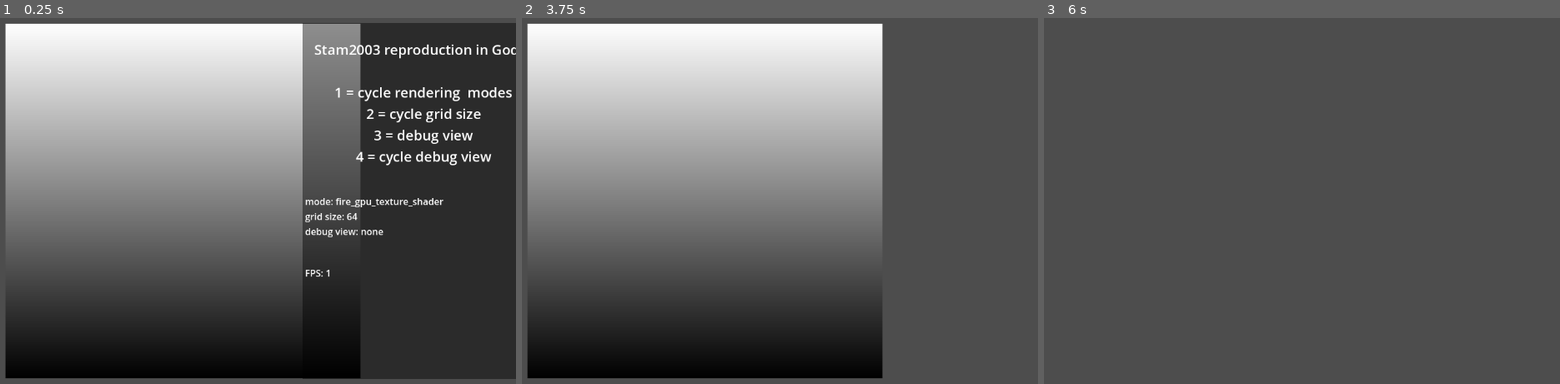
Above: before the commit, frames 1-3 (left to right).
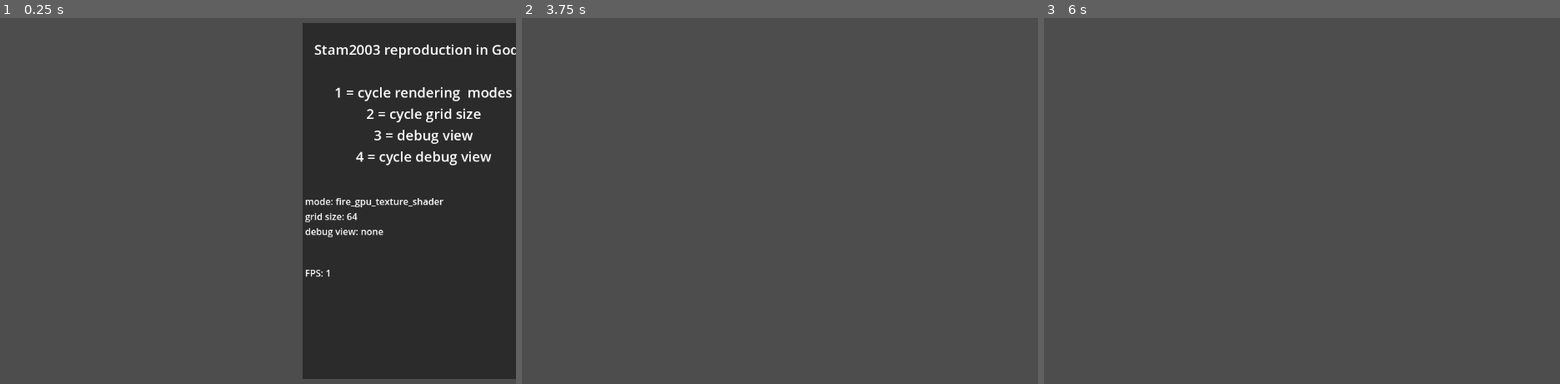
Above: after the commit, the same moments.

Repository: Sohojoe/stam2003-godot
Game: Godot game, scene res://demo.tscn
Two runs of this game, one before a commit and one after it. Both use one fixed random seed, a clock stepped at 60 frames per second and the inputs below.
Inputs (mouse positions are in pixels of both pictures, inside the frame that each line leads up to):
- Up to frame 1 (0.25 s): no input
- Up to frame 2 (3.75 s): tap Enter at 0.5 s; move the mouse to (852, 182) at 0.52 s; tap 2 (cycle_grid_size) at 0.6, 2.85 s; click (852, 182) at 0.67 s; tap R (restart) every 0.75 s from 1.25 to 3.5 s; move the mouse to (573, 219) at 1.27 s; tap 1 (cycle_mode) at 1.35, 3.6 s; click (573, 219) at 1.42 s; move the mouse to (769, 116) at 2.02 s; tap V (toggle_view) at 2.1 s; click (769, 116) at 2.17 s; move the mouse to (671, 274) at 2.77 s; click (671, 274) at 2.92 s; move the mouse to (903, 255) at 3.52 s; click (903, 255) at 3.67 s
- Up to frame 3 (6 s): tap 3 (debug_view) at 4.15 s; tap R (restart) at 4.25, 4.9 s; move the mouse to (outside the picture) at 4.27 s; tap V (toggle_view) at 4.35 s; click (outside the picture) at 4.42 s; move the mouse to (1260, 201) at 5.02 s; tap 2 (cycle_grid_size) at 5.1 s; click (1260, 201) at 5.17 s; move the mouse to (1126, 105) at 5.77 s; tap 1 (cycle_mode) at 5.85 s; click (1126, 105) at 5.92 s

The runs differ from the first frame. In frame 1, 52% of the frame differs, in the area x 0-70%, y 1-99%; in frame 2, 54%; in frame 3, nothing differs.
Error in both runs: Cannot call method 'storage_buffer_create' on a null value. (res://components/stam_compute_shader/scripts/fuild_compute_shader_cpu.gd:135)

Commit message:
hack solution for t view shader

Diff:
--- a/components/stam_compute_shader/fire_texture_gpu.tscn
+++ b/components/stam_compute_shader/fire_texture_gpu.tscn
@@ -6,33 +6,13 @@
 
 [sub_resource type="ShaderMaterial" id="ShaderMaterial_3frk7"]
 shader = ExtResource("2_bdj5q")
-shader_parameter/numX = null
-shader_parameter/numY = null
-shader_parameter/viewX = null
-shader_parameter/viewY = null
+shader_parameter/t = null
 
 [sub_resource type="ViewportTexture" id="ViewportTexture_c65w0"]
 viewport_path = NodePath("view gpu texture shader/@SubViewport@17251")
 
 [node name="Fire GPU Texture Shader" type="Node2D"]
 script = ExtResource("1_eqc0t")
-skip_gi_rendering = null
-di_debug_view = null
-debug_div_color_scale = null
-debug_p_color_scale = null
-debug_uv_color_scale = null
-grid_size_n = null
-campfire_width = null
-campfire_height = null
-add_perturbance_probability = null
-num_iters_projection = null
-num_iters_diffuse = null
-diffuse_visc_value = null
-diffuse_diff_value = null
-wind = null
-min_dt = null
-max_dt = null
-paused = null
 
 [node name="view gpu texture shader" type="Sprite2D" parent="."]
 material = SubResource("ShaderMaterial_3frk7")
--- a/components/stam_compute_shader/scripts/fuild_texture_shader_gpu.gd
+++ b/components/stam_compute_shader/scripts/fuild_texture_shader_gpu.gd
@@ -51,7 +51,9 @@
 	"view_p": "res://components/stam_compute_shader/shaders/view_p.glsl",
 	"view_uv": "res://components/stam_compute_shader/shaders/view_uv.glsl",
 }
-
+var texture_shader_file_names = {
+	"view_t": "res://components/stam_compute_shader/texture_shaders/view_t.gdshader",
+}
 func _ready():
 	camera = find_camera(get_tree().current_scene)
 	if not camera:
@@ -115,6 +117,7 @@
 var rd: RenderingDevice
 var pipelines = {}
 var shaders = {}
+var texture_shaders = {}
 var uniform_sets = {}
 var consts_buffer
 var u_buffer
@@ -165,6 +168,21 @@
 	consts_buffer_bytes.resize(ceil(consts_buffer_bytes.size() / 16.0) * 16)
 	consts_buffer = rd.storage_buffer_create(consts_buffer_bytes.size(), consts_buffer_bytes)
 
+
+	var grid_size_v2 = Vector2(numX, numY)
+	var view_size = Vector2(view_texture_size, view_texture_size)
+	var view_ratio = grid_size_v2 / view_size
+	RenderingServer.global_shader_parameter_set("dt", 1.0/60)
+	RenderingServer.global_shader_parameter_set("grid_size", grid_size_v2)
+	RenderingServer.global_shader_parameter_set("h", h)
+	RenderingServer.global_shader_parameter_set("h2", h2)
+	RenderingServer.global_shader_parameter_set("numX", numX)
+	RenderingServer.global_shader_parameter_set("numY", numY)
+	RenderingServer.global_shader_parameter_set("viewX", view_texture_size)
+	RenderingServer.global_shader_parameter_set("viewY", view_texture_size)
+	RenderingServer.global_shader_parameter_set("view_ratio", view_ratio)
+	RenderingServer.global_shader_parameter_set("view_size", view_size)
+
 	var grid_of_bytes_0 = ignition.to_byte_array()
 	var grid_of_bytes_1 = state.to_byte_array()
 	u_buffer = rd.storage_buffer_create			(grid_of_bytes_0.size(), grid_of_bytes_0)
@@ -188,6 +206,12 @@
 		var shader = rd.shader_create_from_spirv(shader_spirv)
 		shaders[key] = shader
 		pipelines[key] = rd.compute_pipeline_create(shader)
+
+	for key in texture_shader_file_names.keys():
+		var file_name:String = texture_shader_file_names[key]
+		var shader = load(file_name)
+		texture_shaders[key] = shader
+
 
 	campfire_width_prev = -1
 	campfire_height_prev = -1
@@ -224,6 +248,10 @@
 		rd.free_rid(shaders[key])
 	shaders.clear()
 
+	for key in texture_shaders.keys():
+		rd.free_rid(texture_shaders[key])
+	texture_shaders.clear()
+
 	#for key in pipelines.keys():
 		#if pipelines[key] and RenderingServer.has_rid(pipelines[key]):
 			#rd.free_rid(pipelines[key])
@@ -237,6 +265,8 @@
 		simulate_stam(delta)
 
 func simulate_stam(dt: float) -> void:
+	RenderingServer.global_shader_parameter_set("dt", dt)
+
 	#--- GPU work
 	handle_ignition_gpu()
 	# integrate_s(dt, wind)
@@ -540,7 +570,11 @@
 
 
 func view_t():
-	pass
+	var shader_name = "view_t"
+	view_gpu_texture_shader.shader_material.shader = texture_shaders[shader_name]
+	var hack_data = rd.buffer_get_data(t_buffer, 0, numX * numY * 4).to_float32_array()
+	view_gpu_texture_shader.shader_material.set_shader_parameter("t", hack_data)
+
 	#shader_material.set_shader(your_fragment_shader)
 	#viewport.set_shader(shader_material)
 	#var shader_name = "view_t"
--- a/components/stam_compute_shader/scripts/view_gpu_texture_shader.gd
+++ b/components/stam_compute_shader/scripts/view_gpu_texture_shader.gd
@@ -38,8 +38,8 @@
 	# Add the viewport as a child (optional, if you want to display it in the scene)
 	add_child(viewport)
 	shader_material = ShaderMaterial.new()
-	var shader = preload("res://components/stam_compute_shader/texture_shaders/view_t.gdshader")
-	shader_material.shader = shader
+	# var shader = preload("res://components/stam_compute_shader/texture_shaders/view_t.gdshader")
+	# shader_material.shader = shader
 	#var fred = shader.get_shader_uniform_list()
 	material = shader_material
 	# viewport.set_shader(shader_material)
--- a/components/stam_compute_shader/texture_shaders/view_t.gdshader
+++ b/components/stam_compute_shader/texture_shaders/view_t.gdshader
@@ -1,9 +1,18 @@
 shader_type canvas_item;
 
-uniform uint numX;
-uniform uint numY;
-uniform uint viewX;
-uniform uint viewY;
+global uniform float dt;
+global uniform vec2 grid_size;
+global uniform float h;
+global uniform float h2;
+global uniform uint numX;
+global uniform uint numY;
+global uniform uint viewX;
+global uniform uint viewY;
+global uniform vec2 view_ratio;
+global uniform vec2 view_size;
+
+uniform float[4096] t;
+
 uniform sampler2D source_texture;
 
 vec4 get_fire_color(float val) {
@@ -32,6 +41,22 @@
 }
 
 void fragment() {
-	// Called for every pixel the material is visible on.
-	COLOR = vec4(UV.y, UV.y, UV.y, 1.0);
+    vec2 viewCoord=UV * view_size;
+    uvec2 iviewCoord=uvec2(viewCoord.xy);
+    uvec2 iinputCoord = uvec2(viewCoord * view_ratio);
+    uint idx = iinputCoord.x;
+    uint idy = iinputCoord.y;
+    uint N = numX -uint(1);
+
+    if (idx >= N || idy >= N || idx < uint(1) || idy < uint(1))
+    {
+        COLOR = vec4(0.0);
+    }
+    else
+    {
+        uint cell = idy * numX + idx;
+        float temp = t[cell];
+        COLOR = get_fire_color(temp);
+    }
+
 }
--- a/project.godot
+++ b/project.godot
@@ -59,3 +59,46 @@
 [rendering]
 
 textures/vram_compression/import_etc2_astc=true
+
+[shader_globals]
+
+numX={
+"type": "uint",
+"value": 0
+}
+numY={
+"type": "uint",
+"value": 0
+}
+viewX={
+"type": "uint",
+"value": 0
+}
+viewY={
+"type": "uint",
+"value": 0
+}
+h={
+"type": "float",
+"value": 0.0
+}
+h2={
+"type": "float",
+"value": 0.0
+}
+dt={
+"type": "float",
+"value": 0.0
+}
+view_ratio={
+"type": "vec2",
+"value": Vector2(0, 0)
+}
+grid_size={
+"type": "vec2",
+"value": Vector2(0, 0)
+}
+view_size={
+"type": "vec2",
+"value": Vector2(0, 0)
+}
